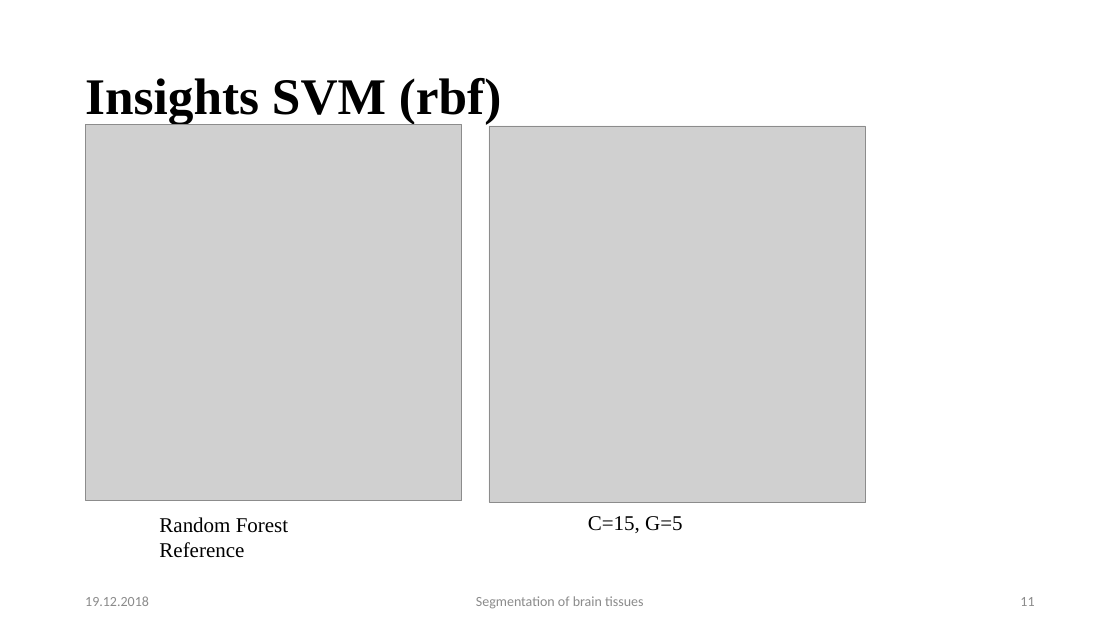
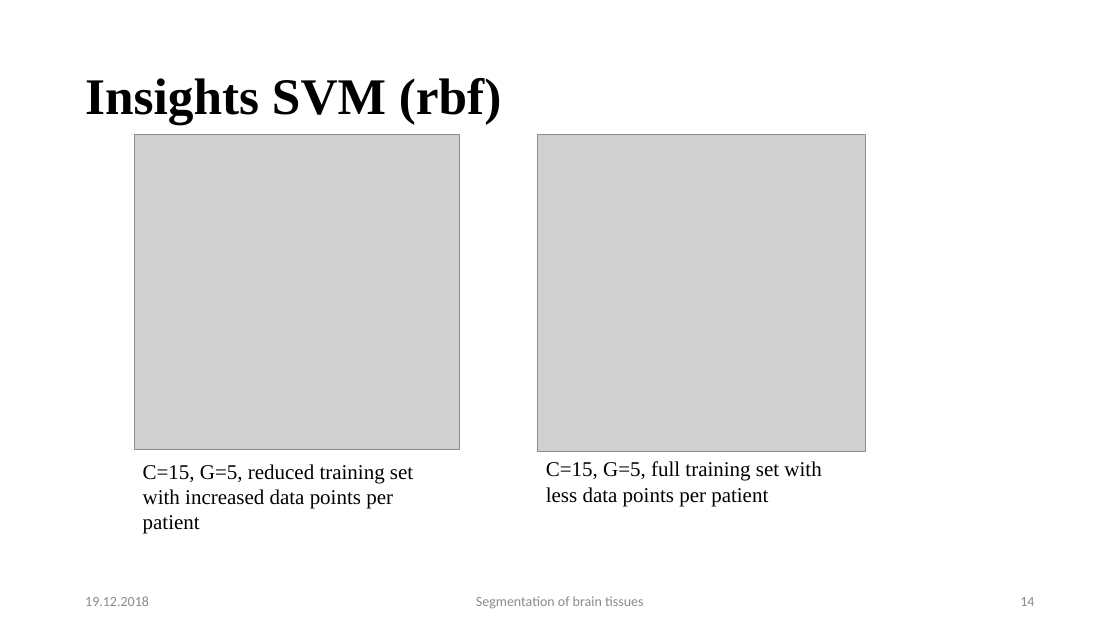
Before and after one commit to mhayoz/MIALab, a slide deck: slide 14 of Final Mialab.pptx (slide 11 before the commit). Drawn at 1120x630 pixels with LibreOffice and Linux fonts; fonts in the diff are those of the drawing; grey boxes stand for pictures; background and template pictures are left out. Boxes give left, top, right and bottom in pixels: in the first picture for what was removed or moved away, otherwise in the second. Text is boxed around its words. In the diff, an @@ line names an element or a change of style, - is before the commit and + after.

```diff
--- a/Final Mialab.pptx
+++ b/Final Mialab.pptx
@@ picture: place and size @@
-picture at <box>86,124,462,501</box>
+picture at <box>134,134,460,450</box>
@@ picture: place and size @@
-picture at <box>489,126,865,502</box>
+picture at <box>538,134,865,452</box>
@@ text added at <box>143,464,413,534</box>, 18 pt, text #000000 @@
+C=15, G=5, reduced training set with increased data points per patient
@@ text at <box>546,461,821,506</box>: text changed @@
-C=15, G=5
+C=15, G=5, full training set with less data points per patient
@@ text removed at <box>159,517,288,558</box> @@
-Random Forest
-Reference
@@ page number at <box>1020,597,1034,606</box>: text changed @@
-11
+14
```
Also in this commit, not shown: 3 other slides changed, 3 slides added.
